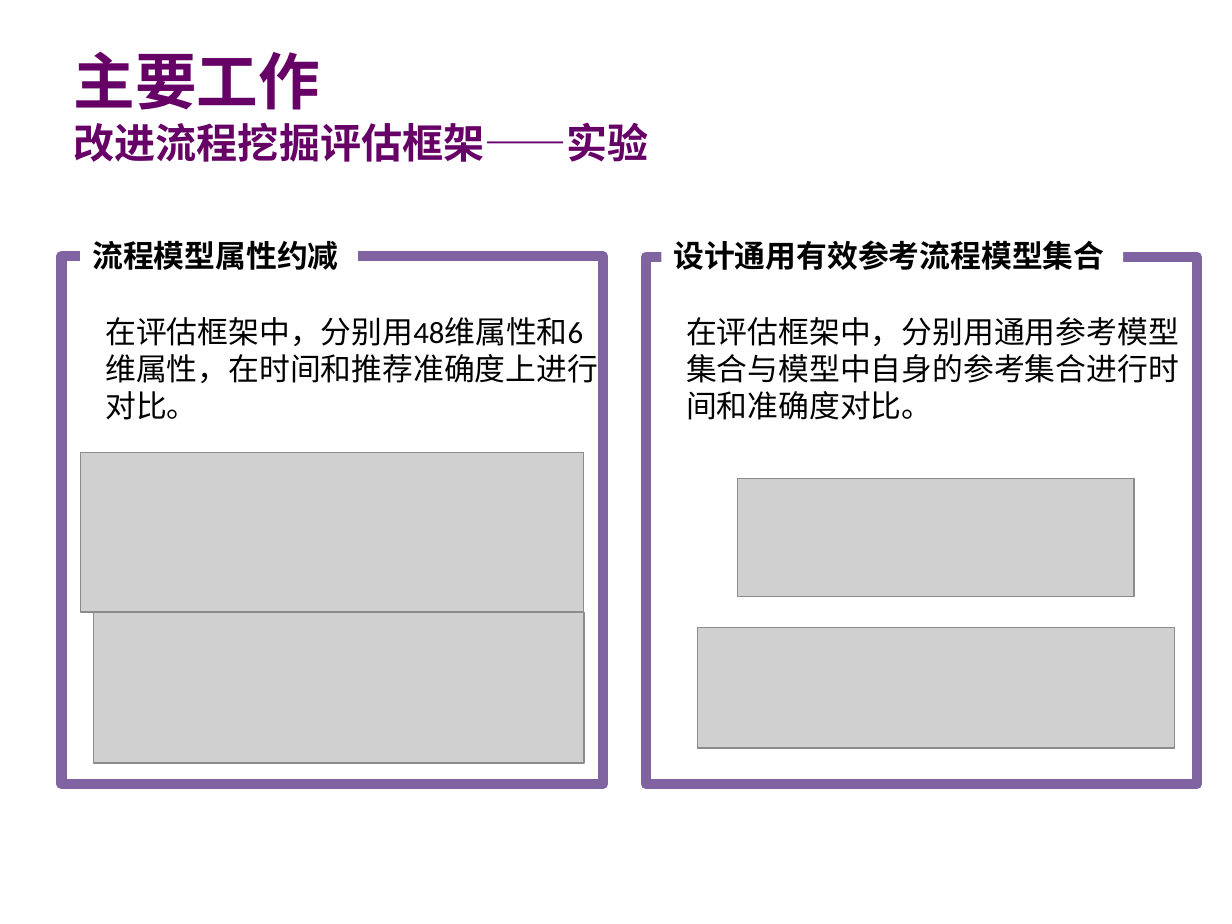
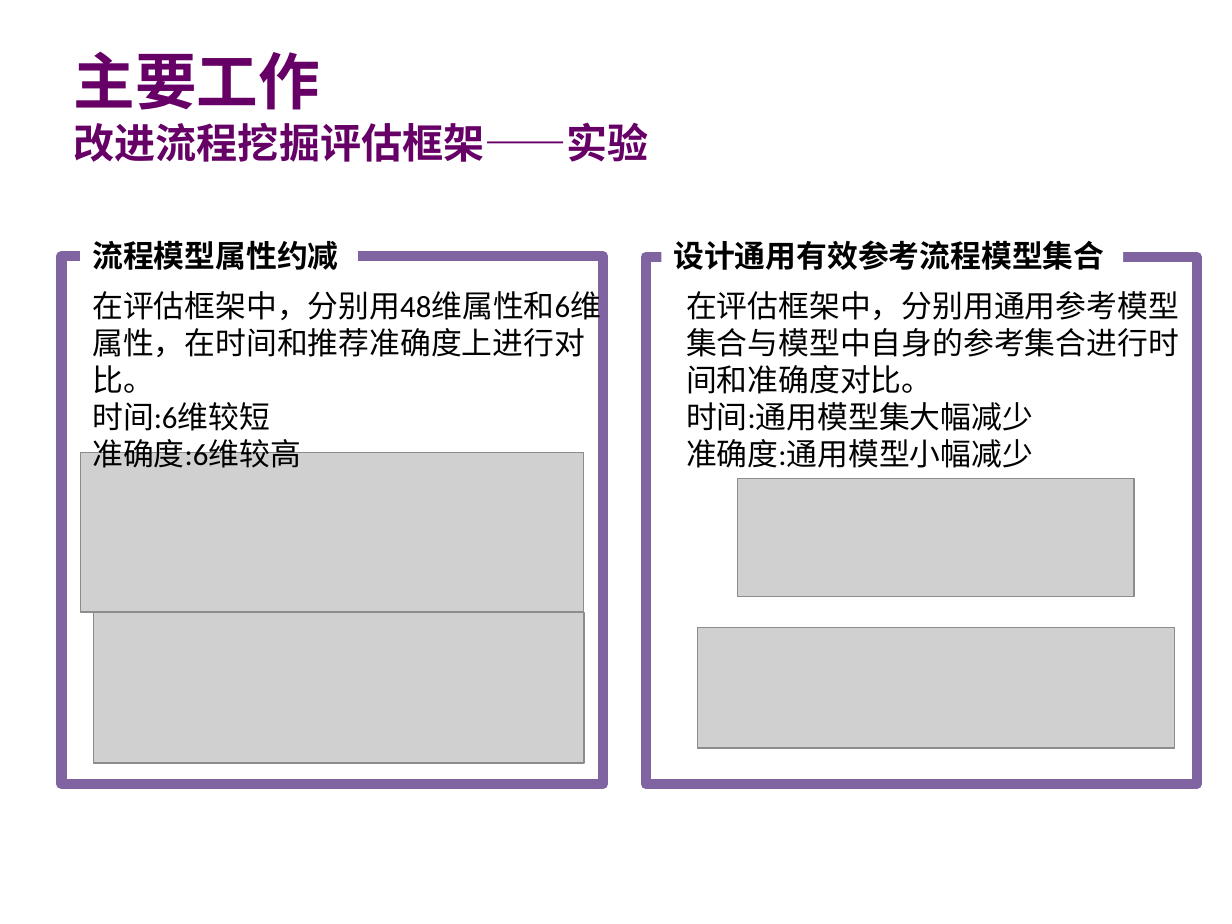
Before and after one commit to guoqinlong/Master-Thesis, a slide deck: slide 19 of 郭秦龙初稿汇报.pptx. Drawn at 1232x924 pixels with LibreOffice and Linux fonts; fonts in the diff are those of the drawing; grey boxes stand for pictures; background and template pictures are left out. Boxes give left, top, right and bottom in pixels: in the first picture for what was removed or moved away, otherwise in the second. Text is boxed around its words. In the diff, an @@ line names an element or a change of style, - is before the commit and + after.

```diff
--- a/郭秦龙初稿汇报.pptx
+++ b/郭秦龙初稿汇报.pptx
@@ text "在评估框架中，分别用48维属性和6维属性，在时间和推荐准确度上进行对比。": place and size @@
-text "在评估框架中，分别用48维属性和6维属性，在时间和推荐准确度上进行对比。" at bbox=[105, 317, 598, 420]
+text "在评估框架中，分别用48维属性和6维属性，在时间和推荐准确度上进行对比。" at bbox=[92, 286, 601, 468]
@@ text "在评估框架中，分别用通用参考模型集合与模型中自身的参考集合进行时间和准确度对比。": place and size @@
-text "在评估框架中，分别用通用参考模型集合与模型中自身的参考集合进行时间和准确度对比。" at bbox=[686, 317, 1179, 420]
+text "在评估框架中，分别用通用参考模型集合与模型中自身的参考集合进行时间和准确度对比。" at bbox=[686, 291, 1179, 468]
@@ text at bbox=[92, 402, 301, 468]: paragraphs added @@
+时间:6维较短
+准确度:6维较高
@@ text at bbox=[686, 402, 1033, 468]: paragraphs added @@
+时间:通用模型集大幅减少
+准确度:通用模型小幅减少
```
Also in this commit, not shown: 8 other slides changed.
